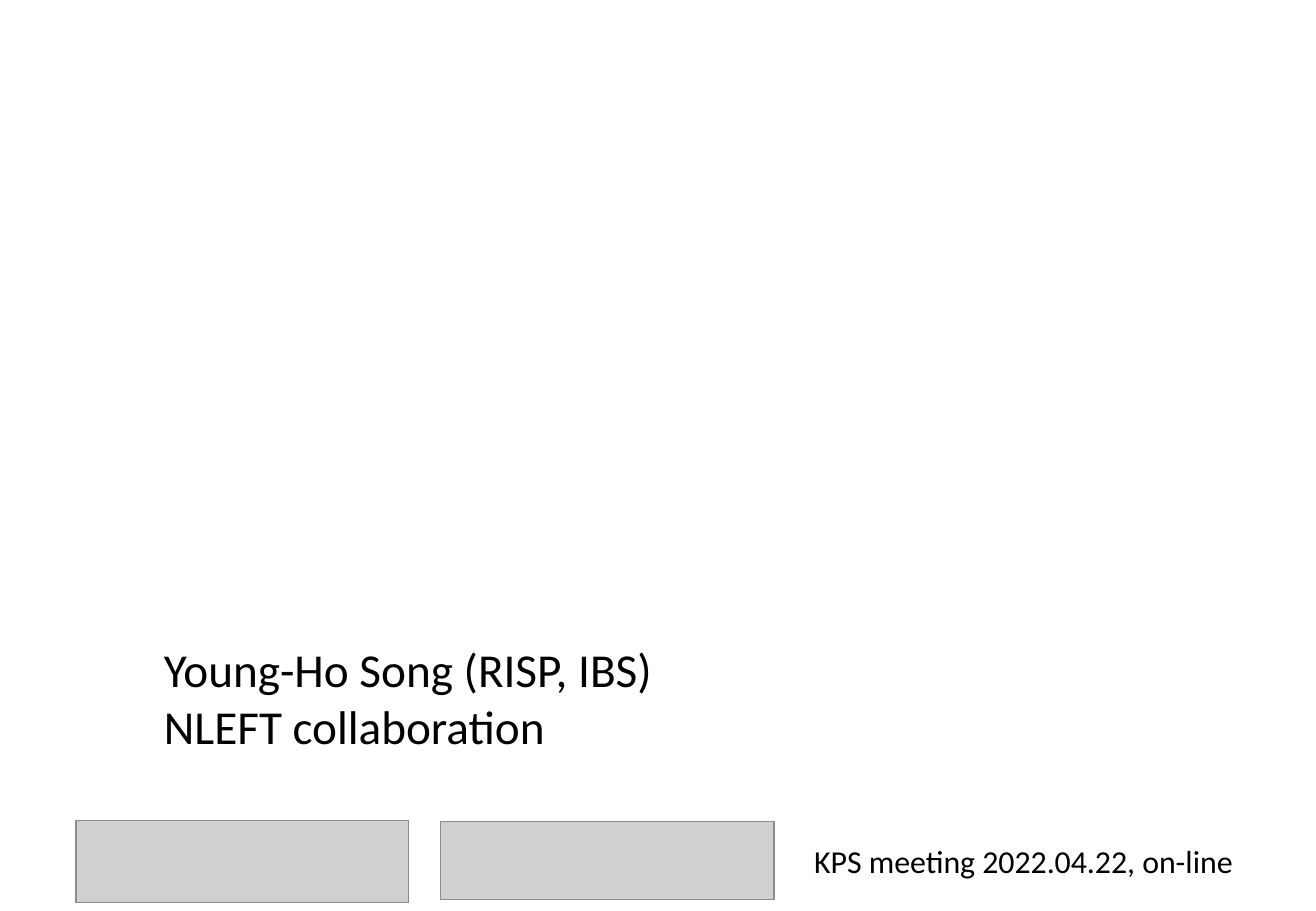
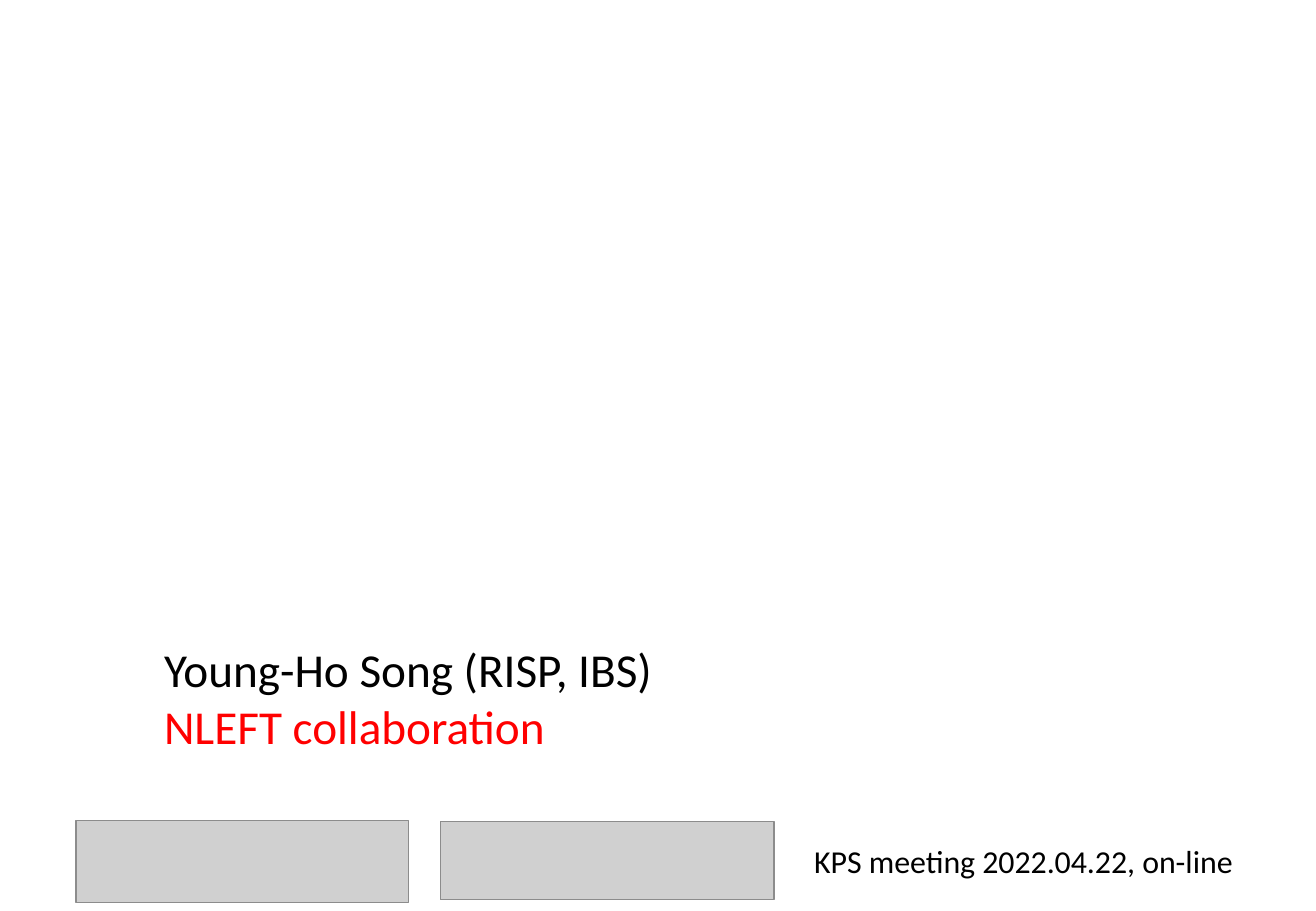
Before and after one commit to alphacentaury-github/NPSS2020, a slide deck: slide 1 of 20220411_KPS_송영호.pptx. Drawn at 1316x911 pixels with LibreOffice and Linux fonts; fonts in the diff are those of the drawing; grey boxes stand for pictures; background and template pictures are left out. Boxes give left, top, right and bottom in pixels: in the first picture for what was removed or moved away, otherwise in the second. Text is boxed around its words. In the diff, an @@ line names an element or a change of style, - is before the commit and + after.

```diff
--- a/20220411_KPS_송영호.pptx
+++ b/20220411_KPS_송영호.pptx
@@ text at (164, 711, 545, 745): text colour #000000 to #FF0000 in "NLEFT collaboration" @@
```
Also in this commit, not shown: 9 other slides changed, 9 slides added, 8 slides removed.
